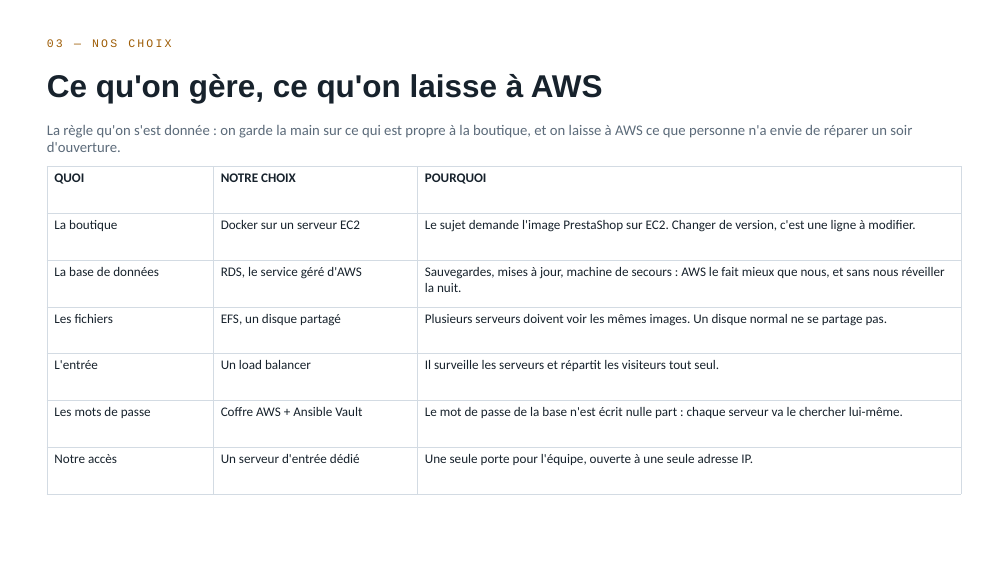
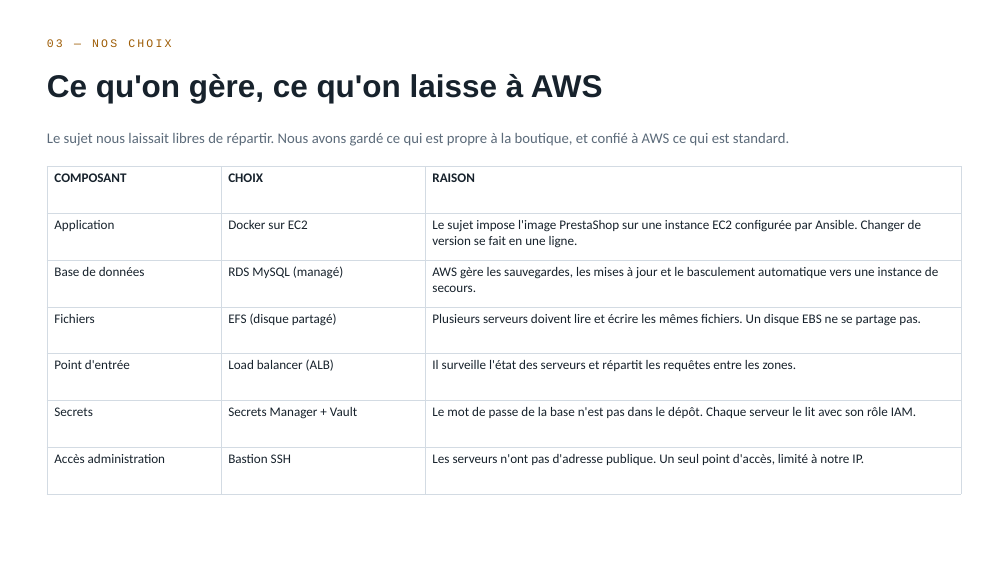
Before and after one commit to rayenebnt/5HASH, a slide deck: slide 4 of docs/soutenance-5hash.pptx. Drawn at 1008x567 pixels with LibreOffice and Linux fonts; fonts in the diff are those of the drawing. Boxes give left, top, right and bottom in pixels: in the first picture for what was removed or moved away, otherwise in the second. Text is boxed around its words. In the diff, an @@ line names an element or a change of style, - is before the commit and + after.

```diff
--- a/docs/soutenance-5hash.pptx
+++ b/docs/soutenance-5hash.pptx
@@ text at [47,133,789,146]: text changed @@
-La règle qu'on s'est donnée : on garde la main sur ce qui est propre à la boutique, et on laisse à AWS ce que personne n'a envie de réparer un soir d'ouverture.
+Le sujet nous laissait libres de répartir. Nous avons gardé ce qui est propre à la boutique, et confié à AWS ce qui est standard.
@@ table at [47,166,961,469] @@
-row 1: QUOI | NOTRE CHOIX | POURQUOI
+row 1: COMPOSANT | CHOIX | RAISON
-row 2: La boutique | Docker sur un serveur EC2 | Le sujet demande l'image PrestaShop sur EC2. Changer de version, c'est une ligne à modifier.
+row 2: Application | Docker sur EC2 | Le sujet impose l'image PrestaShop sur une instance EC2 configurée par Ansible. Changer de version se fait en une ligne.
-row 3: La base de données | RDS, le service géré d'AWS | Sauvegardes, mises à jour, machine de secours : AWS le fait mieux que nous, et sans nous réveiller la nuit.
+row 3: Base de données | RDS MySQL (managé) | AWS gère les sauvegardes, les mises à jour et le basculement automatique vers une instance de secours.
-row 4: Les fichiers | EFS, un disque partagé | Plusieurs serveurs doivent voir les mêmes images. Un disque normal ne se partage pas.
+row 4: Fichiers | EFS (disque partagé) | Plusieurs serveurs doivent lire et écrire les mêmes fichiers. Un disque EBS ne se partage pas.
-row 5: L'entrée | Un load balancer | Il surveille les serveurs et répartit les visiteurs tout seul.
+row 5: Point d'entrée | Load balancer (ALB) | Il surveille l'état des serveurs et répartit les requêtes entre les zones.
-row 6: Les mots de passe | Coffre AWS + Ansible Vault | Le mot de passe de la base n'est écrit nulle part : chaque serveur va le chercher lui-même.
+row 6: Secrets | Secrets Manager + Vault | Le mot de passe de la base n'est pas dans le dépôt. Chaque serveur le lit avec son rôle IAM.
-row 7: Notre accès | Un serveur d'entrée dédié | Une seule porte pour l'équipe, ouverte à une seule adresse IP.
+row 7: Accès administration | Bastion SSH | Les serveurs n'ont pas d'adresse publique. Un seul point d'accès, limité à notre IP.
```
Also in this commit, not shown: 10 other slides changed, 1 slide added, 1 slide removed, 2 other files.
